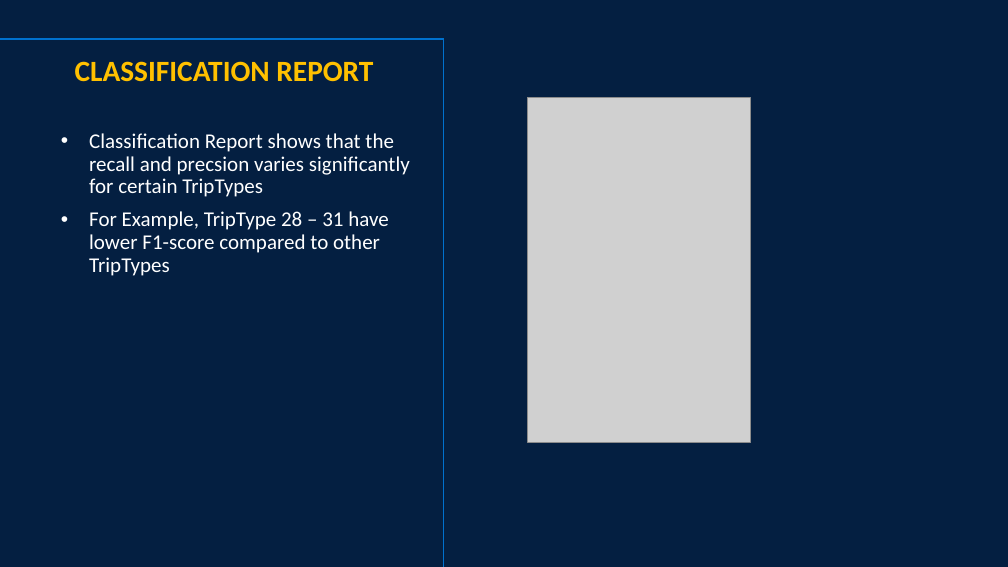
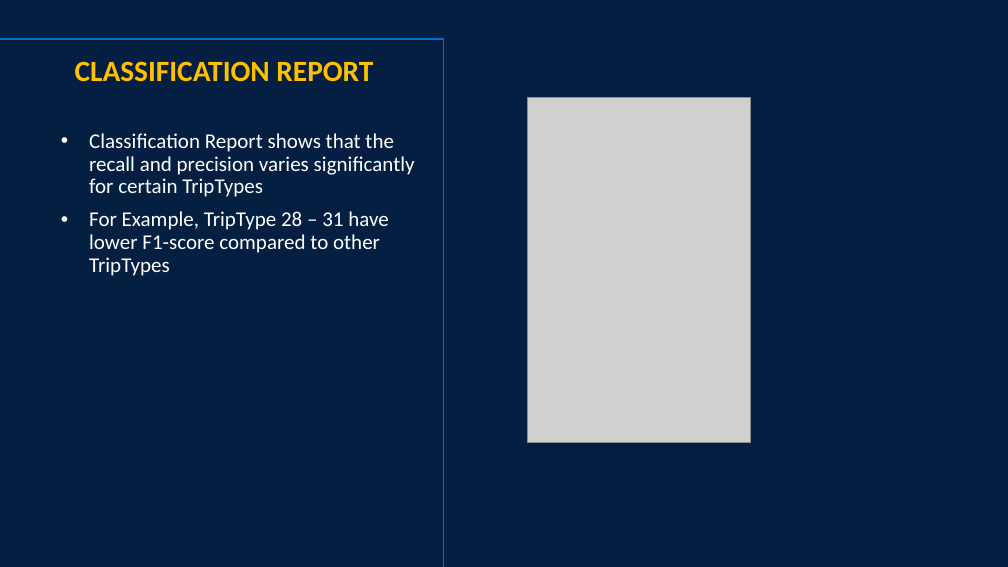
Before and after one commit to danielad-k/SPRB, a slide deck: slide 13 of Capstone 2/1.4 Walmart TripType Presentation.pptx. Drawn at 1008x567 pixels with LibreOffice and Linux fonts; fonts in the diff are those of the drawing; grey boxes stand for pictures; background and template pictures are left out. Boxes give left, top, right and bottom in pixels: in the first picture for what was removed or moved away, otherwise in the second. Text is boxed around its words. In the diff, an @@ line names an element or a change of style, - is before the commit and + after.

```diff
--- a/Capstone 2/1.4 Walmart TripType Presentation.pptx
+++ b/Capstone 2/1.4 Walmart TripType Presentation.pptx
@@ text at (89, 133, 415, 197): text changed @@
-• Classification Report shows that the recall and precsion varies significantly for certain TripTypes
+• Classification Report shows that the recall and precision varies significantly for certain TripTypes
```
Also in this commit, not shown: 5 other slides changed.
